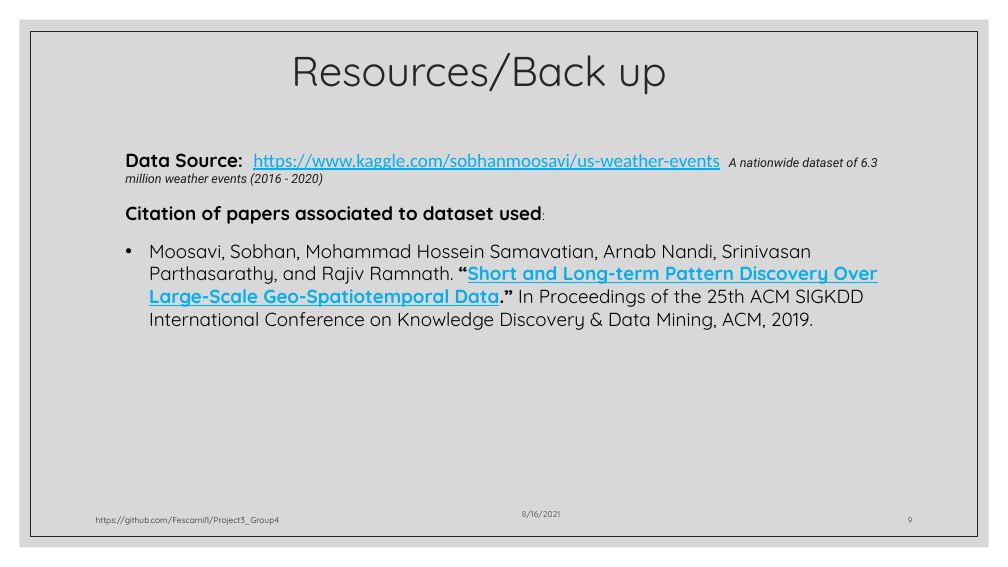
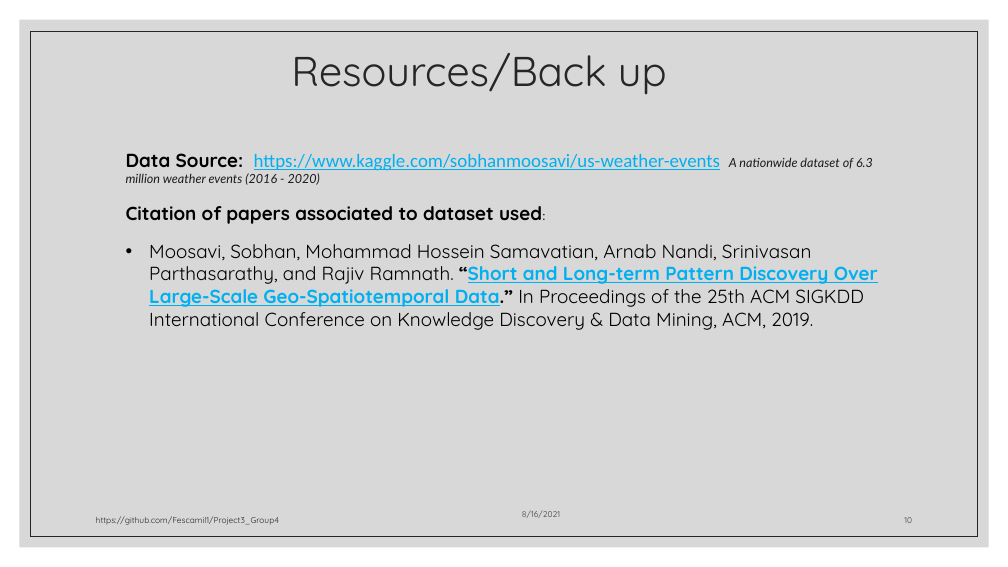
Before and after one commit to Fescamil1/Project3_Group4, a slide deck: slide 10 of Presentation.pptx (slide 9 before the commit). Drawn at 1008x567 pixels with LibreOffice and Linux fonts; fonts in the diff are those of the drawing. Boxes give left, top, right and bottom in pixels: in the first picture for what was removed or moved away, otherwise in the second. Text is boxed around its words. In the diff, an @@ line names an element or a change of style, - is before the commit and + after.

```diff
--- a/Presentation.pptx
+++ b/Presentation.pptx
@@ rectangle at box(31, 31, 978, 536): outline #262626 0.5 pt to #262626 0.75 pt @@
@@ text "Data Source: https://www.kaggle.com/sobhanmoosavi/us-weather ..." at box(126, 153, 878, 330): font Roboto to Lato in "A nationwide dataset of 6.3 million weather ...", "used:" @@
@@ page number at box(904, 517, 912, 523): text changed; text colour #404040 to #3F3F3F @@
-9
+10
```
Also in this commit, not shown: 9 other slides changed, 1 slide added.
